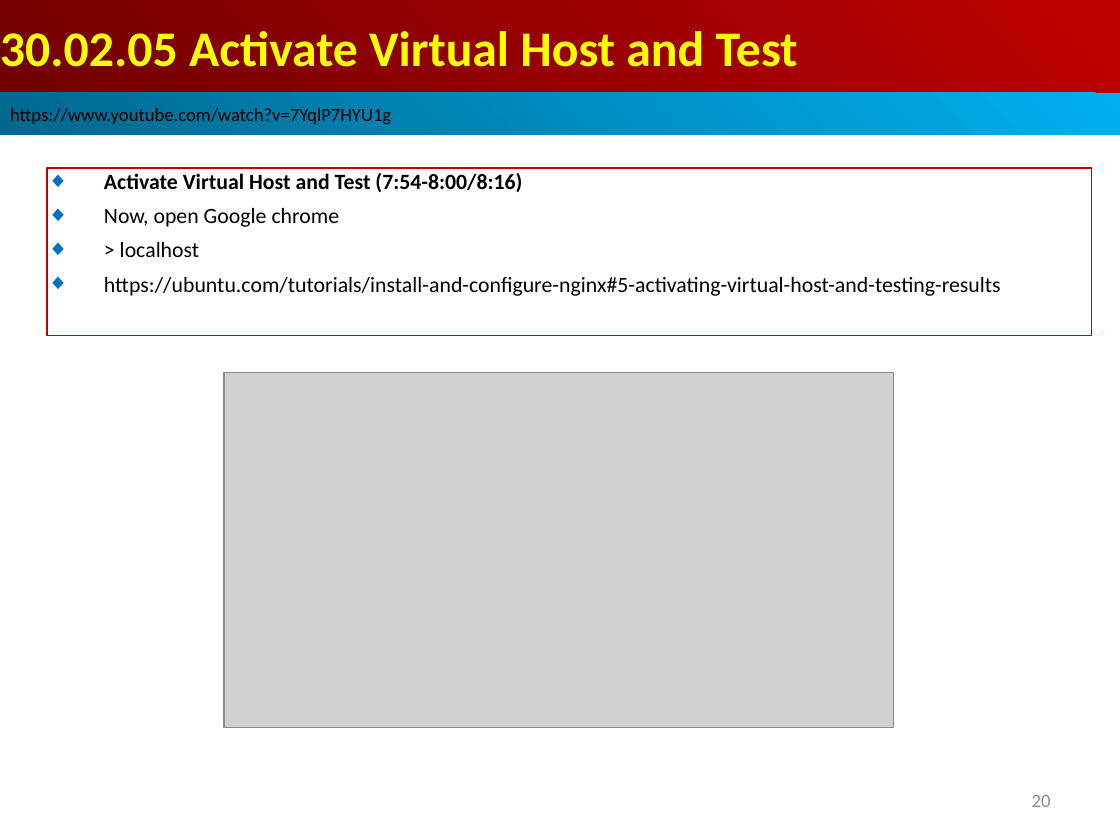
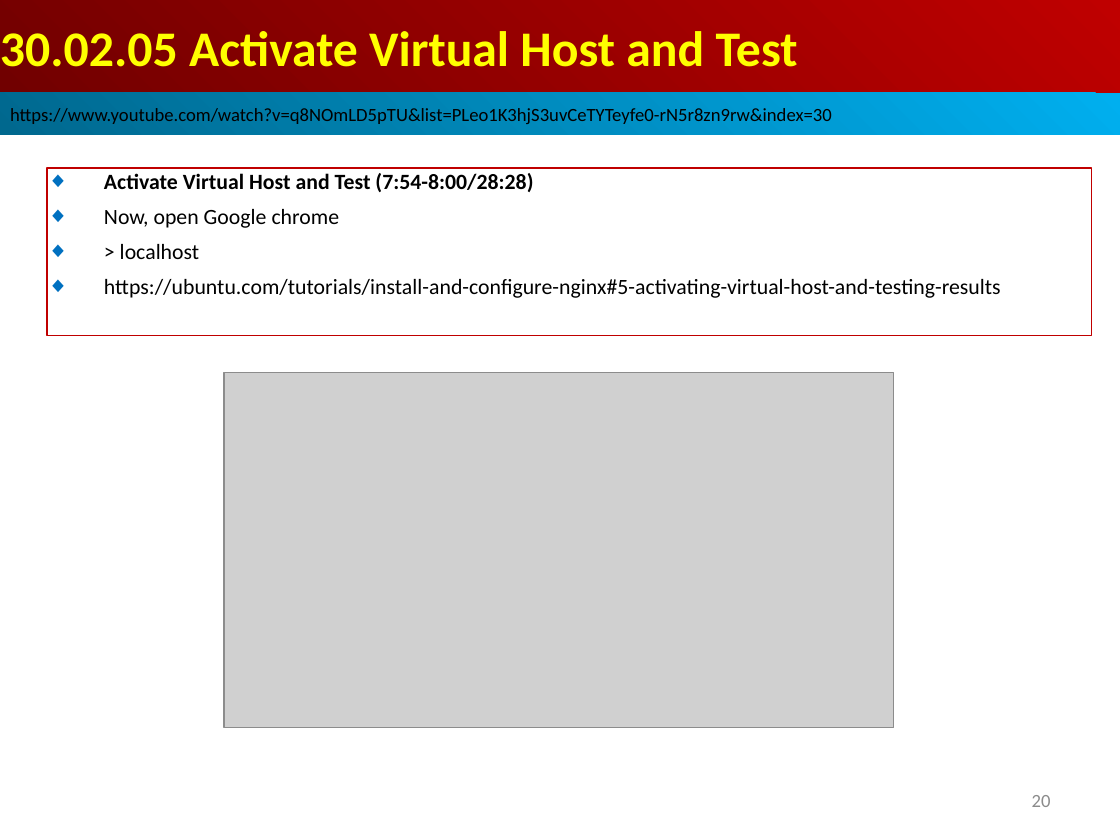
Before and after one commit to peterhchen/AIU_CS511_ML, a slide deck: slide 20 of 000_ML_CB/030_REB_AWS/001_Video/030.02_RE8_NGINX.ppt. Drawn at 1120x840 pixels with LibreOffice and Linux fonts; fonts in the diff are those of the drawing; grey boxes stand for pictures. Boxes give left, top, right and bottom in pixels: in the first picture for what was removed or moved away, otherwise in the second. Text is boxed around its words. In the diff, an @@ line names an element or a change of style, - is before the commit and + after.

```diff
--- a/000_ML_CB/030_REB_AWS/001_Video/030.02_RE8_NGINX.ppt
+++ b/000_ML_CB/030_REB_AWS/001_Video/030.02_RE8_NGINX.ppt
@@ text in rectangle at (10,106,832,127): text changed @@
-https://www.youtube.com/watch?v=7YqlP7HYU1g
+https://www.youtube.com/watch?v=q8NOmLD5pTU&list=PLeo1K3hjS3uvCeTYTeyfe0-rN5r8zn9rw&index=30
@@ text in rectangle at (104,173,533,192): text changed @@
-◆ Activate Virtual Host and Test (7:54-8:00/8:16)
+◆ Activate Virtual Host and Test (7:54-8:00/28:28)
```
Also in this commit, not shown: 14 other slides changed, 6 other files.
